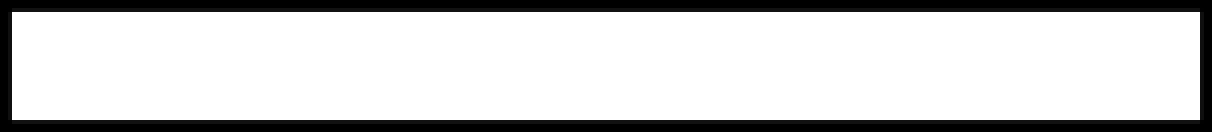
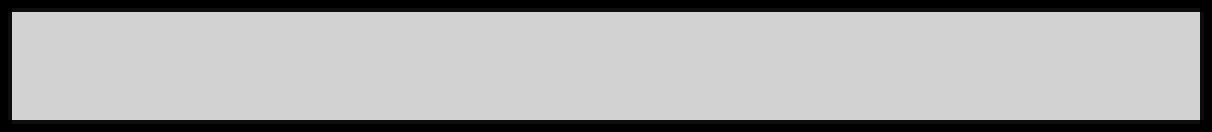
Layered file, before and after one edit (w=1212, h=132). Changes by layer:
hid "frame" over <box>8,8,1204,124</box>
showed "矩形 1", painted on it over <box>8,8,1204,124</box>
